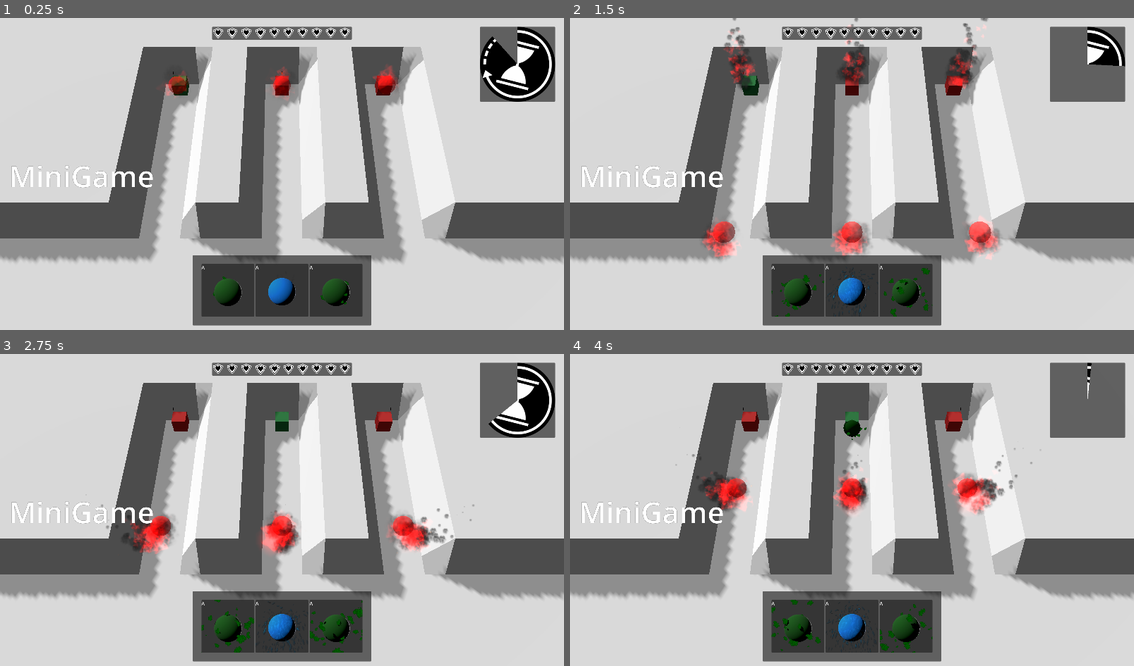
Above: before the commit, frames 1-4 (two rows, left to right).
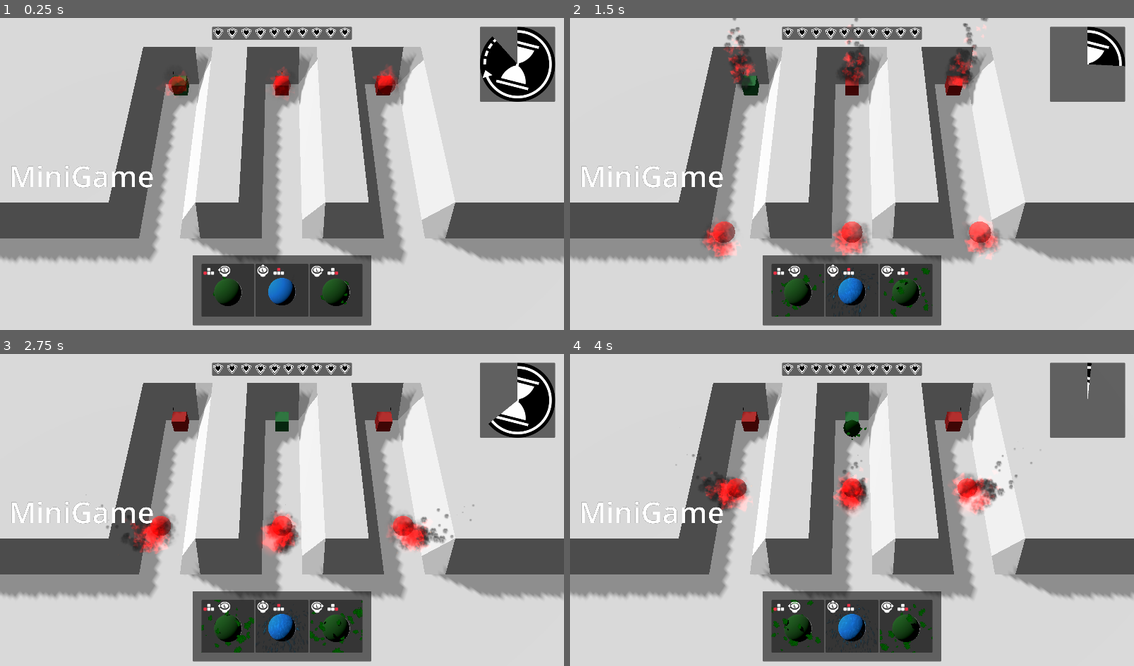
Above: after the commit, the same moments.

Repository: emmdie/3m5Jam2024_1
Game: Godot game, scene res://Scenes/game.tscn
The game is run twice, just before and just after one commit, with the same random seed, the same clock (stepped at 60 frames per second) and the same inputs.
Inputs (mouse positions are in pixels of both pictures, inside the frame that each line leads up to):
- Up to frame 1 (0.25 s): no input
- Up to frame 2 (1.5 s): move the mouse to (976, 161) at 0.52 s; hold D (minigame_Right) 0.53-1.28 s; hold J (select_0) 0.53-1.28 s; move the mouse to (739, 192) at 1.27 s; hold S (minigame_Down) from 1.28 s (still down); tap K (select_1) at 1.35 s
- Up to frame 3 (2.75 s): move the mouse to (338, 441) at 2.02 s; release S (minigame_Down) at 2.03 s; hold D (minigame_Right) from 2.03 s (still down); hold L (select_2) from 2.03 s (still down)
- Up to frame 4 (4 s): move the mouse to (823, 575) at 2.77 s; release D (minigame_Right) at 2.78 s; release L (select_2) at 2.78 s; hold W (minigame_Up) 2.78-3.53 s; tap Left (summon_lane_0) at 2.85 s; move the mouse to (1021, 559) at 3.52 s; hold A (minigame_Left) from 3.53 s (still down); hold Up (summon_lane_1) from 3.53 s (still down)

The runs differ from the first frame. In frame 1, 0.2% of the frame differs, in the area x 35-60%, y 79-84%; in frame 2, 0.2%; in frame 3, 0.2%; in frame 4, 0.2%.

Commit message:
add ui input prompts for preview

Diff:
--- a/Scenes/Ui/Menus/license_viewer.tscn
+++ b/Scenes/Ui/Menus/license_viewer.tscn
@@ -31,7 +31,8 @@
 
 [node name="Text" type="Label" parent="MarginContainer/TabContainer/Credits"]
 layout_mode = 2
-text = "Hourglass, Heart Shield icon by Delapouite under CC BY 3.0 from https://game-icons.net/1x1/delapouite/duration.html#download"
+text = "Hourglass, Heart Shield icon by Delapouite under CC BY 3.0 from https://game-icons.net/1x1/delapouite/duration.html#download
+Input Prompt Icons by Kenney under CC0 https://kenney.nl/assets/input-prompts#inline-download"
 
 [node name="OpenFontLicense1_1" type="ScrollContainer" parent="MarginContainer/TabContainer"]
 layout_mode = 2
@@ -219,6 +220,26 @@
 
 "
 
+[node name="CC0" type="ScrollContainer" parent="MarginContainer/TabContainer"]
+visible = false
+layout_mode = 2
+
+[node name="Text" type="Label" parent="MarginContainer/TabContainer/CC0"]
+layout_mode = 2
+text = "
+No Copyright
+
+    The person who associated a work with this deed has dedicated the work to the public domain by waiving all of his or her rights to the work worldwide under copyright law, including all related and neighboring rights, to the extent allowed by law.
+    You can copy, modify, distribute and perform the work, even for commercial purposes, all without asking permission. See Other Information below.
+
+Other Information
+
+    In no way are the patent or trademark rights of any person affected by CC0, nor are the rights that other persons may have in the work or in how the work is used, such as publicity or privacy rights.
+    Unless expressly stated otherwise, the person who associated a work with this deed makes no warranties about the work, and disclaims liability for all uses of the work, to the fullest extent permitted by applicable law.
+    When using or citing the work, you should not imply endorsement by the author or the affirmer.
+
+"
+
 [node name="Button" type="Button" parent="MarginContainer"]
 layout_mode = 2
 size_flags_horizontal = 8
--- a/Scenes/Ui/Ui.gd
+++ b/Scenes/Ui/Ui.gd
@@ -4,11 +4,13 @@
 @onready var preview2 = $MarginContainer/UnitPreviewPanel/MarginContainer/HBoxContainer/UnitPreview2
 @onready var preview3 = $MarginContainer/UnitPreviewPanel/MarginContainer/HBoxContainer/UnitPreview3
 @onready var previews = [preview1, preview2, preview3]
-
-@export var fire_scene: PackedScene
+@export var left_icons: Array[Texture]
+@export var up_icons: Array[Texture]
+@export var right_icons: Array[Texture]
 
 func _ready() -> void:
 	GameState.unit_stash.changed.connect(update_preview)
+	set_input_icons()
 
 func update_preview():
 	var stash_size = GameState.unit_stash.value.size()
@@ -19,3 +21,8 @@
 		else:
 			var unit = GameState.unit_stash.value[i].instantiate()
 			previews[i].set_unit(unit)
+
+func set_input_icons():
+	preview1.set_icons(left_icons)
+	preview2.set_icons(up_icons)
+	preview3.set_icons(right_icons)
--- a/Scenes/Ui/Ui.tscn
+++ b/Scenes/Ui/Ui.tscn
@@ -1,12 +1,17 @@
-[gd_scene load_steps=9 format=3 uid="uid://dplnr5q0eeebh"]
+[gd_scene load_steps=14 format=3 uid="uid://dplnr5q0eeebh"]
 
 [ext_resource type="Theme" uid="uid://d2lh3hpldd764" path="res://Assets/theme.tres" id="1_s4h8k"]
 [ext_resource type="Script" path="res://Scenes/Ui/TimerPanel.gd" id="2_ah4lv"]
 [ext_resource type="Script" path="res://Scenes/Ui/Ui.gd" id="2_oqoan"]
+[ext_resource type="Texture2D" uid="uid://v0hcbceenvpb" path="res://Assets/Textures/Ui/Inputs/keyboard/keyboard_arrows_left.png" id="3_8mwmi"]
 [ext_resource type="Script" path="res://Scenes/Ui/EnemyHealthPanel.gd" id="4_7tmcb"]
-[ext_resource type="PackedScene" uid="uid://c6i0ksc3jkqd2" path="res://Scenes/units/player_unit/fire_unit.tscn" id="4_c5rtr"]
+[ext_resource type="Texture2D" uid="uid://bk1q4dma8pw3g" path="res://Assets/Textures/Ui/Inputs/xbox/xbox_stick_l_left.png" id="4_78gno"]
 [ext_resource type="PackedScene" uid="uid://caext43hae4ho" path="res://Scenes/Ui/unit_preview.tscn" id="4_pivm6"]
 [ext_resource type="Texture2D" uid="uid://cj0ir602q6xec" path="res://Assets/Textures/Ui/Hud/sandwatch.png" id="5_imrn5"]
+[ext_resource type="Texture2D" uid="uid://5gxl5gwiw3bh" path="res://Assets/Textures/Ui/Inputs/xbox/xbox_stick_l_up.png" id="5_ymse3"]
+[ext_resource type="Texture2D" uid="uid://dsh37apcgajsd" path="res://Assets/Textures/Ui/Inputs/keyboard/keyboard_arrows_up.png" id="6_k4yav"]
+[ext_resource type="Texture2D" uid="uid://dk41wfkgtvb57" path="res://Assets/Textures/Ui/Inputs/xbox/xbox_stick_l_right.png" id="7_w5i74"]
+[ext_resource type="Texture2D" uid="uid://dfsc1j4j5kvve" path="res://Assets/Textures/Ui/Inputs/keyboard/keyboard_arrows_right.png" id="8_uv12n"]
 [ext_resource type="PackedScene" uid="uid://6gbjl3141qx2" path="res://Scenes/Ui/enemy_heart.tscn" id="8_yqrvq"]
 
 [node name="Ui" type="Control"]
@@ -18,7 +23,9 @@
 grow_vertical = 2
 theme = ExtResource("1_s4h8k")
 script = ExtResource("2_oqoan")
-fire_scene = ExtResource("4_c5rtr")
+left_icons = Array[Texture]([ExtResource("3_8mwmi"), ExtResource("4_78gno")])
+up_icons = Array[Texture]([ExtResource("5_ymse3"), ExtResource("6_k4yav")])
+right_icons = Array[Texture]([ExtResource("7_w5i74"), ExtResource("8_uv12n")])
 
 [node name="MarginContainer" type="MarginContainer" parent="."]
 layout_mode = 1
--- a/Scenes/Ui/unit_preview.gd
+++ b/Scenes/Ui/unit_preview.gd
@@ -2,6 +2,8 @@
 
 @onready var unit = $SubViewportContainer/SubViewport/FireUnit
 @onready var viewport = $SubViewportContainer/SubViewport
+@onready var xbox_pic = $HBoxContainer/XboxStickTexture
+@onready var keyboard_pic = $HBoxContainer/keyboardTexture
 
 func set_unit(new_unit):
 	clear()
@@ -12,3 +14,7 @@
 	if unit != null:
 		unit.queue_free()
 		unit = null
+
+func set_icons(icons: Array[Texture]):
+	keyboard_pic.texture = icons[0]
+	xbox_pic.texture = icons[1]
--- a/Scenes/Ui/unit_preview.tscn
+++ b/Scenes/Ui/unit_preview.tscn
@@ -1,7 +1,8 @@
-[gd_scene load_steps=3 format=3 uid="uid://caext43hae4ho"]
+[gd_scene load_steps=4 format=3 uid="uid://caext43hae4ho"]
 
 [ext_resource type="Script" path="res://Scenes/Ui/unit_preview.gd" id="1_k8ekc"]
 [ext_resource type="PackedScene" uid="uid://c6i0ksc3jkqd2" path="res://Scenes/units/player_unit/fire_unit.tscn" id="1_w6020"]
+[ext_resource type="Texture2D" uid="uid://v0hcbceenvpb" path="res://Assets/Textures/Ui/Inputs/keyboard/keyboard_arrows_left.png" id="3_42whl"]
 
 [node name="UnitPreview" type="PanelContainer"]
 script = ExtResource("1_k8ekc")
@@ -20,8 +21,19 @@
 
 [node name="FireUnit" parent="SubViewportContainer/SubViewport" instance=ExtResource("1_w6020")]
 
-[node name="HotkeyDisplay" type="Label" parent="."]
+[node name="HBoxContainer" type="HBoxContainer" parent="."]
 layout_mode = 2
 size_flags_horizontal = 0
 size_flags_vertical = 0
-text = "A"
+
+[node name="keyboardTexture" type="TextureRect" parent="HBoxContainer"]
+custom_minimum_size = Vector2(50, 50)
+layout_mode = 2
+texture = ExtResource("3_42whl")
+expand_mode = 1
+
+[node name="XboxStickTexture" type="TextureRect" parent="HBoxContainer"]
+custom_minimum_size = Vector2(50, 50)
+layout_mode = 2
+texture = ExtResource("3_42whl")
+expand_mode = 1
Binary file added: Assets/Textures/Ui/Inputs/keyboard/keyboard_arrows_left.png
Not shown, added: Assets/Textures/Ui/Inputs/keyboard/keyboard_arrows_left.png.import
Binary file added: Assets/Textures/Ui/Inputs/keyboard/keyboard_arrows_right.png
Not shown, added: Assets/Textures/Ui/Inputs/keyboard/keyboard_arrows_right.png.import
Binary file added: Assets/Textures/Ui/Inputs/keyboard/keyboard_arrows_up.png
Not shown, added: Assets/Textures/Ui/Inputs/keyboard/keyboard_arrows_up.png.import
Binary file added: Assets/Textures/Ui/Inputs/xbox/xbox_stick_l_left.png
Not shown, added: Assets/Textures/Ui/Inputs/xbox/xbox_stick_l_left.png.import
Binary file added: Assets/Textures/Ui/Inputs/xbox/xbox_stick_l_right.png
Not shown, added: Assets/Textures/Ui/Inputs/xbox/xbox_stick_l_right.png.import
Binary file added: Assets/Textures/Ui/Inputs/xbox/xbox_stick_l_up.png
Not shown, added: Assets/Textures/Ui/Inputs/xbox/xbox_stick_l_up.png.import
(and 6 more such lines)
